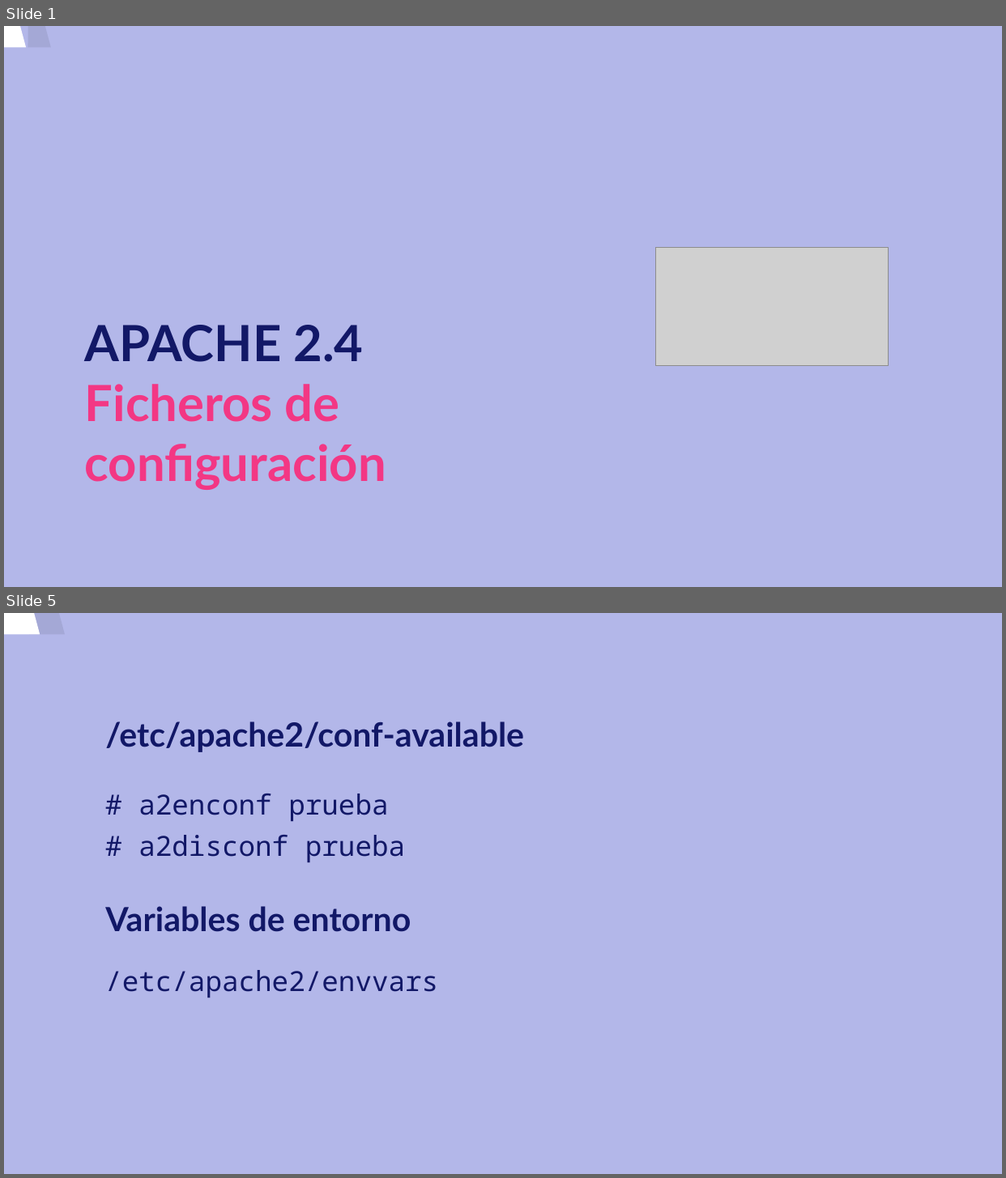
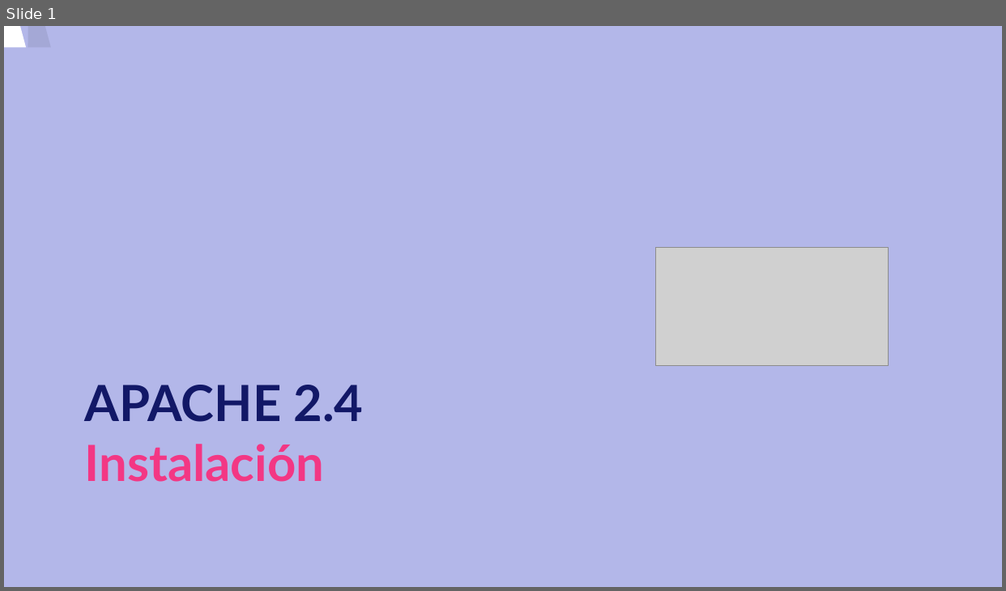
Before and after one commit to josedom24/curso_apache24, a slide deck: curso/u3/u3.odp. Shown one above the other, each under a label of ours: slides 1 and 5 before the commit, slide 1 after it; the slides between them are not shown. The pictures are 1006x1178 and 1006x591 pixels, drawn with LibreOffice and Linux fonts; fonts in the diff are those of the drawing; grey boxes stand for pictures. Boxes give left, top, right and bottom in pixels: in the first picture for what was removed or moved away, otherwise in the second. Text is boxed around its words. In the diff, an @@ line names an element or a change of style, - is before the commit and + after.

```diff
--- a/curso/u3/u3.odp
+++ b/curso/u3/u3.odp
@@ slide 5 removed at (4, 613, 1002, 1174), background #B3B7E9 @@
@@ freeform shape removed at (4, 613, 902, 1174) @@
@@ freeform shape removed at (29, 613, 927, 1174) @@
@@ title removed at (105, 722, 524, 752) @@
-/etc/apache2/conf-available
@@ text removed at (138, 794, 405, 862) @@
-# a2enconf prueba
-# a2disconf prueba
@@ title removed at (105, 906, 411, 932) @@
-Variables de entorno
@@ text removed at (105, 970, 438, 998) @@
-/etc/apache2/envvars
@@ slide 1 changed as well @@
@@ title at (85, 385, 363, 482): text changed @@
-APACHE 2.4
-Ficheros de configuración
+APACHE 2.4
+Instalación
```
Also in this commit, not shown: 3 slides added, 3 other slides removed, 1 other file.
